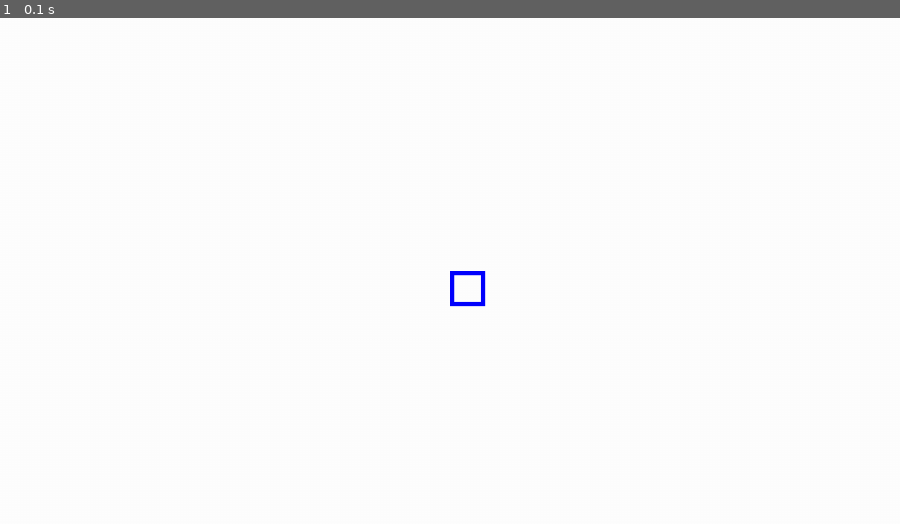
Above: before the commit, frame 1.
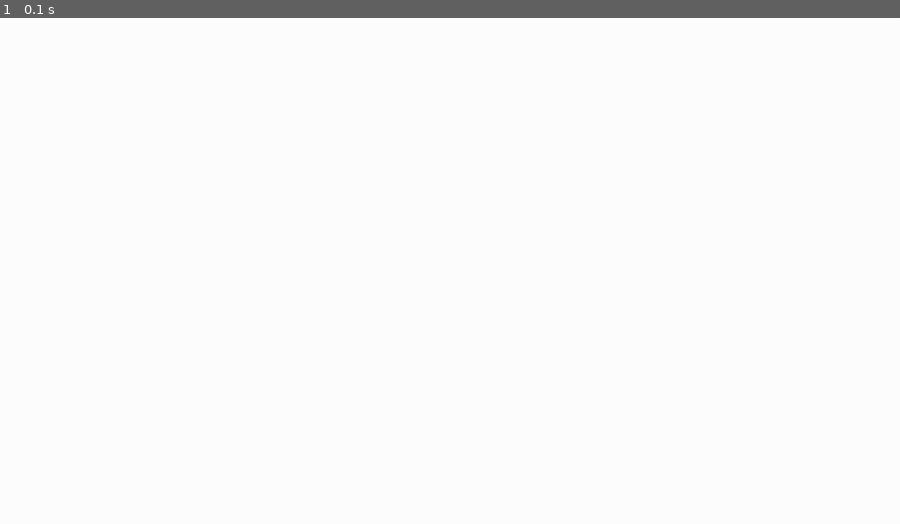
Above: after the commit, the same moment.

Repository: Thickney/PyGameSMB
Game: pygame game, started from SMB.py
The game is run twice, just before and just after one commit, with the same random seed, the same clock (stepped at 60 frames per second) and the same inputs. The source is Python 2; it was converted automatically to run under Python 3.
Inputs:
- Up to frame 1 (0.1 s): no input

The runs differ from the first frame. In frame 1, 0.1% of the frame differs, in the area x 50-54%, y 50-58%.

Commit message:
File IO for levels and many new classes

Diff:
--- /dev/null
+++ b/1-1.txt
@@ -0,0 +1,17 @@
+
+
+
+
+    m
+
+
+
+
+
+
+
+
+
+
+ggggggggggggggggggggggggggggggggggggggggggg
+ggggggggggggggggggggggggggggggggggggggggggg
--- a/SMB.py
+++ b/SMB.py
@@ -60,6 +60,59 @@
     def draw (self):
         pygame.draw.rect(screen, self.color, [self.x,self.y,self.w,self.h], 6)
 
+# Coin
+class Coin (Entity):
+    def __init__ (self, x, y, w, h, color):
+        Entity.__init__(self, x, y, w, h, color)
+        self.allStates = { "idle":CoinStateIdle() }
+
+    def update (self, deltaTime):
+        self.currState.execute(self, deltaTime)
+
+# BrickBlock
+class BrickBlock (Entity):
+    def __init__ (self, x, y, w, h, color):
+        Entity.__init__(self, x, y, w, h, color)
+        self.allStates = { "idle":BrickBlockStateIdle(), "hit_light":BrickBlockStateHitLight(), "hit_hard":BrickBlockStateHitHard() }
+
+    def update (self, deltaTime):
+        self.currState.execute(self, deltaTime)
+
+# QuestionBlock
+class QuestionBlock (Entity):
+    def __init__ (self, x, y, w, h, color):
+        Entity.__init__(self, x, y, w, h, color)
+        self.allStates = { "idle":QuestionBlockStateIdle(), "hit":QuestionBlockStateHit() }
+
+    def update (self, deltaTime):
+        self.currState.execute(self, deltaTime)
+
+# GroundBlock
+class GroundBlock (Entity):
+    def __init__ (self, x, y, w, h, color):
+        Entity.__init__(self, x, y, w, h, color)
+        self.allStates = { "idle":GroundBlockStateIdle() }
+
+    def update (self, deltaTime):
+        self.currState.execute(self, deltaTime)
+
+# Mushroom
+class Mushroom (Entity):
+    def __init__ (self, x, y, w, h, color):
+        Entity.__init__(self, x, y, w, h, color)
+        self.allStates = { "spawn":MushroomStateSpawn(), "move":MushroomStateMove() }
+
+    def update (self, deltaTime):
+        self.currState.execute(self, deltaTime)
+
+# Goomba
+class Goomba (Entity):
+    def __init__ (self, x, y, w, h, color):
+        Entity.__init__(self, x, y, w, h, color)
+        self.allStates = { "move":GoombaStateMove(), "fall":GoombaStateFall(), "hit":GoombaStateHit(), "squished":GoombaStateSquished() }
+
+    def update (self, deltaTime):
+        self.currState.execute(self, deltaTime)
 
 # Mario
 class Mario (Entity):
@@ -212,21 +265,116 @@
         return "jump"
 
 
+# GroundBlockStateIdle
+class GroundBlockStateIdle (State):
+    def enterState (self, entity):
+        return
+
+    #def execute (self, entity, deltaTime):
+    #    if entity.rect.collideRect(mario.rect):
+            # Take mario's prev and curr positions and
+            # decide which side of the ground block to push
+            # mario away from.
+
+    def exitState(self, entity):
+        return
+
+    def toString (self):
+        return "idle"
+
+# CoinStateIdle
+class CoinStateIdle (State):
+    def enterState (self, entity):
+       return
+
+    def execute (self, entity, deltaTime):
+        return
+
+    def exitState(self, entity):
+        return
+
+    def toString (self):
+        return "idle"
+
+####################################
+# Levels
+####################################
+
+# Level
+class Level:
+    def __init__ (self, fileHandle):
+        self.f = open(fileHandle)
+        self.tileRows = self.f.readlines()
+
+        # Set up dummy tile
+        self.map = []
+
+        i = 0
+        for row in self.tileRows:
+            j = 0
+            for tile in row:
+                self.loadItem(tile, j, i)
+                j += 1
+            i += 1
+
+    def loadItem (self, tile, x, y):
+        xPos = x * tileWidth
+        yPos = y * tileWidth
+
+        if (tile == blankTile):
+            return
+
+        elif (tile == groundTile):
+            self.map.append(GroundBlock(xPos, yPos, tileWidth, tileWidth, black))
+
+        elif (tile == marioTile):
+            mario = Mario(xPos, yPos, tileWidth, tileWidth, blue)
+            marioLoaded = True
+
+    def draw (self, deltaTime):
+        for key in self.map:
+            pygame.draw.rect(screen, self.color, [key[0], key[1], tileWidth, tileWidth], 6)
+
+
+# 1-1
+class LevelOneOne (Level):
+    def __init__ (self, fileHandle):
+        Level.__init__(self, fileHandle)
+
+    def update (self, deltaTime):
+        # Handle stuff like trigger zones and where/when
+        # enemies should spawn.
+        return
+
 ####################################
 # Globals
 ####################################
 
+# Display
 pygame.init()
 screenSize = [1280,720]
 screenBGColor = white
 
+# Tiles
+tileWidth = 25
+blankTile = ' '
+groundTile = 'g'
+marioTile = 'm'
+
+# Levels
+levelHandle = "1-1.txt"
+level = LevelOneOne(levelHandle)
+
+# Mario
+mario = None
+#mario = Mario(screenSize[0]/2, screenSize[1]/2, 50, 50, blue)
+groundY = screenSize[1] - 50
+gravity = 0.1
+marioLoaded = False
+
+# Game
 screen = pygame.display.set_mode(screenSize)
 pygame.display.set_caption("SMB")
-
-mario = Mario(screenSize[0]/2, screenSize[1]/2, 50, 50, blue)
-groundY = screenSize[1] - 50
-gravity = 0.1
-
 clock = pygame.time.Clock()
 running = True
 
@@ -237,12 +385,17 @@
 
 def render ():
     screen.fill(screenBGColor)
-    mario.draw()
+
+    if marioLoaded:
+        mario.draw()
+
     pygame.display.flip()
 
 def tick ():
     deltaTime = clock.tick(60)
-    mario.update(deltaTime)
+
+    if marioLoaded:
+        mario.update(deltaTime)
 
 ####################################
 # Main loop
@@ -258,7 +411,7 @@
     tick()
     render()
 
-    if mario.isDead:
+    if marioLoaded and mario.isDead:
         print "Game Over"
         running = False
 
